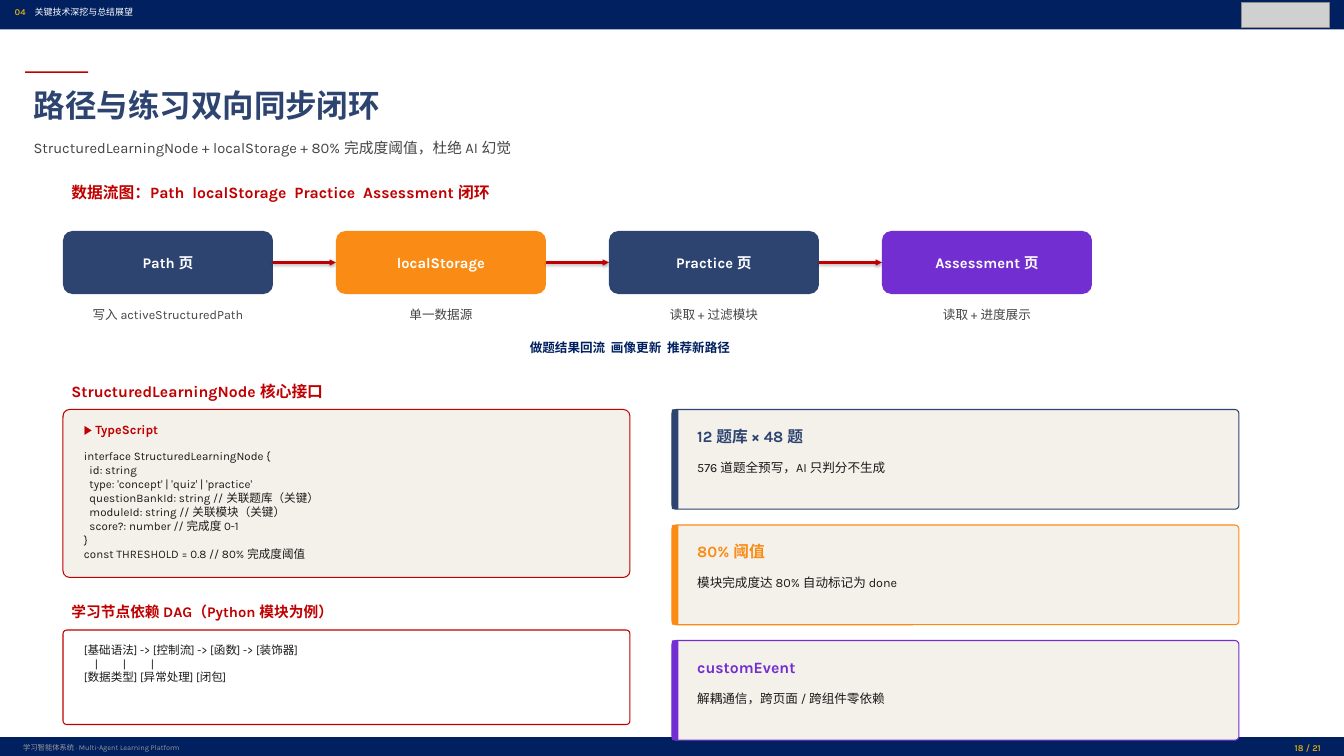
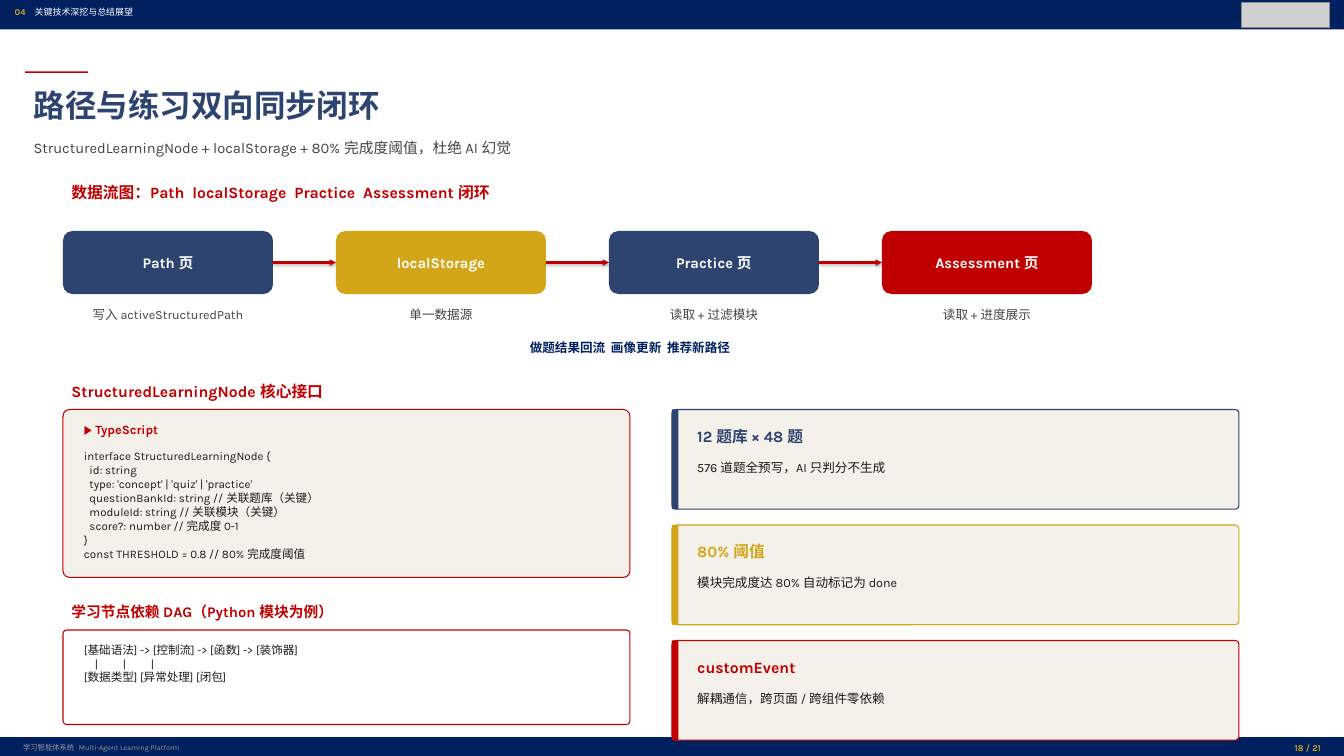
Before and after one commit to DanoAndHolidays/cnsoftbei, a slide deck: slide 18 of ppt/output/学习智能体系统_汇报PPT.pptx. Drawn at 1344x756 pixels with LibreOffice and Linux fonts; fonts in the diff are those of the drawing; grey boxes stand for pictures. Boxes give left, top, right and bottom in pixels: in the first picture for what was removed or moved away, otherwise in the second. Text is boxed around its words. In the diff, an @@ line names an element or a change of style, - is before the commit and + after.

Commit message:
fix(ppt): catch remaining literal color references in tuple 3rd-element pattern
The Task 14 sed only matched color='...' keyword args. Tuple 3rd-element
patterns like ('name', 'desc', '#FA8C16') slipped through. Apply extended
sed to catch all positional patterns, including multi-space separators.

Also catch:
- fill='#FA8C16' / border='#722ED1' keyword args
- 4-elem tuples like (Pt(320), 'name', '#FA8C16', 'desc')
- accent_color='#13C2C2' in add_page_title calls
- '#1890FF' (Ant Design blue) in s05

Result: all 21 slides regenerated, 0 unexpected text colors.

```diff
--- a/ppt/output/学习智能体系统_汇报PPT.pptx
+++ b/ppt/output/学习智能体系统_汇报PPT.pptx
@@ rounded rectangle "localStorage" at [336,231,546,294]: fill #FA8C16 to #D3A518 @@
@@ rounded rectangle "Assessment 页" at [882,231,1092,294]: fill #722ED1 to #C00000 @@
@@ rectangle at [672,525,678,624]: fill #FA8C16 to #D3A518 @@
@@ rounded rectangle at [672,525,1239,624]: outline #FA8C16 1 pt to #D3A518 1 pt @@
@@ text "80% 阈值" at [697,544,764,559]: text colour #FA8C16 to #D3A518 @@
@@ rectangle at [672,640,678,740]: fill #722ED1 to #C00000 @@
@@ rounded rectangle at [672,640,1239,740]: outline #722ED1 1 pt to #C00000 1 pt @@
@@ text "customEvent" at [697,662,795,674]: text colour #722ED1 to #C00000 @@
```
Also in this commit, not shown: 8 other slides changed, 31 other files.
